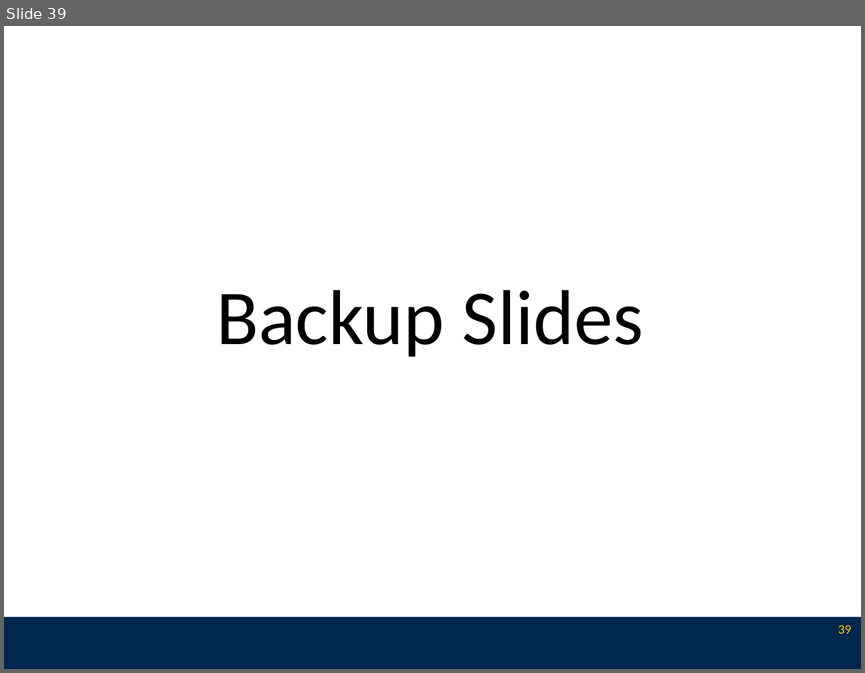
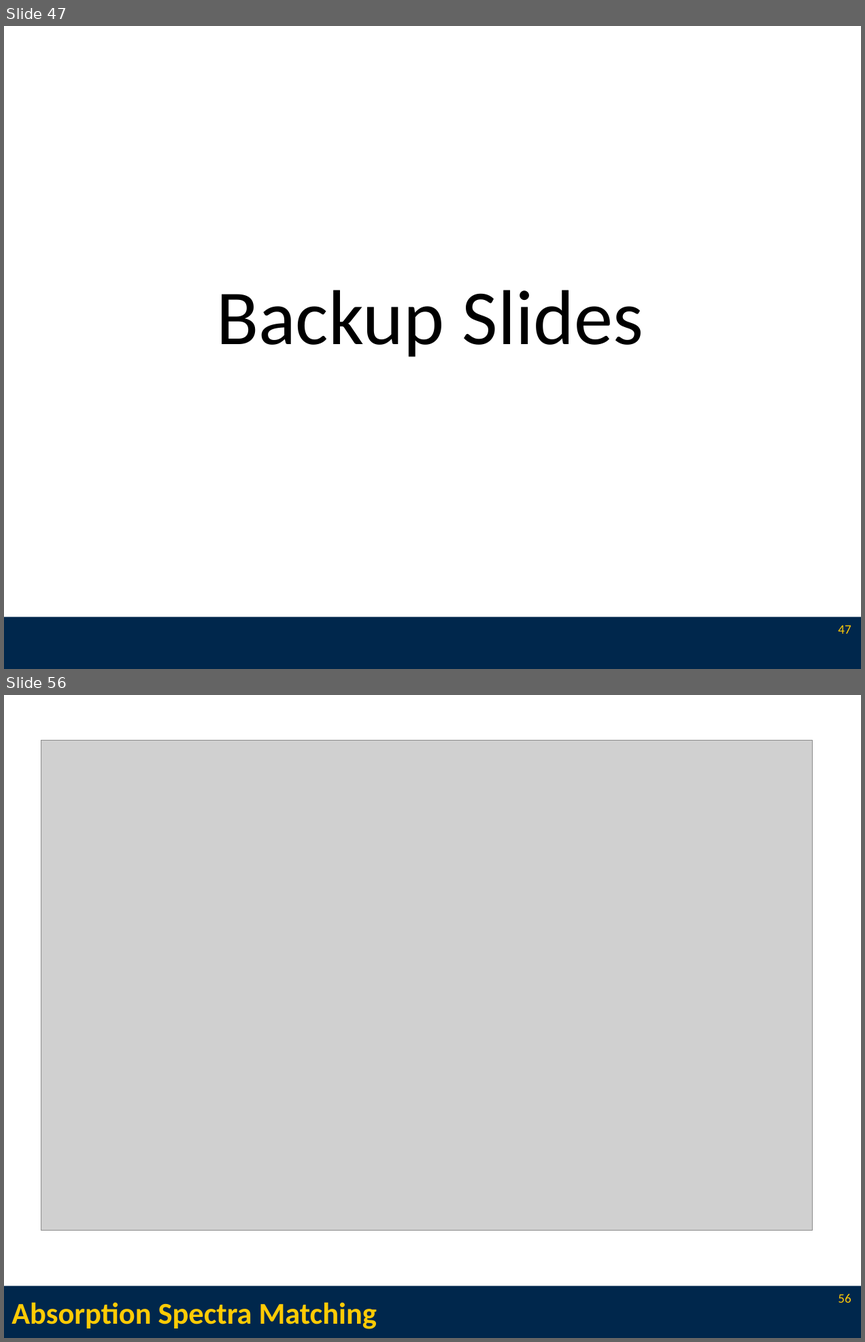
Before and after one commit to l3enny/dissertation, a slide deck: defense/presentation.odp. Shown one above the other, each under a label of ours: slide 39 before the commit, slides 47 and 56 after it; the slides between them are not shown. The pictures are 865x673 and 865x1342 pixels, drawn with LibreOffice and Linux fonts; fonts in the diff are those of the drawing; grey boxes stand for pictures. Boxes give left, top, right and bottom in pixels: in the first picture for what was removed or moved away, otherwise in the second. Text is boxed around its words. In the diff, an @@ line names an element or a change of style, - is before the commit and + after.

```diff
--- a/defense/presentation.odp
+++ b/defense/presentation.odp
@@ slide 56 added at <box>4,695,861,1338</box>, background #FFFFFF; not listed: 1 template element that a slide beside it also shows @@
@@ picture added at <box>41,740,813,1230</box> @@
@@ title added at <box>11,1302,377,1329</box>, 28 pt, text #FFCB05, bold @@
+Absorption Spectra Matching
@@ page number added at <box>838,1294,851,1303</box>, 12 pt, text #FFCB05 @@
+56
@@ what was slide 39 is now slide 47 @@
@@ page number at <box>838,625,851,634</box>: text changed @@
-39
+47
```
Also in this commit, not shown: 4 slides changed, 15 other slides added, 27 other files.
